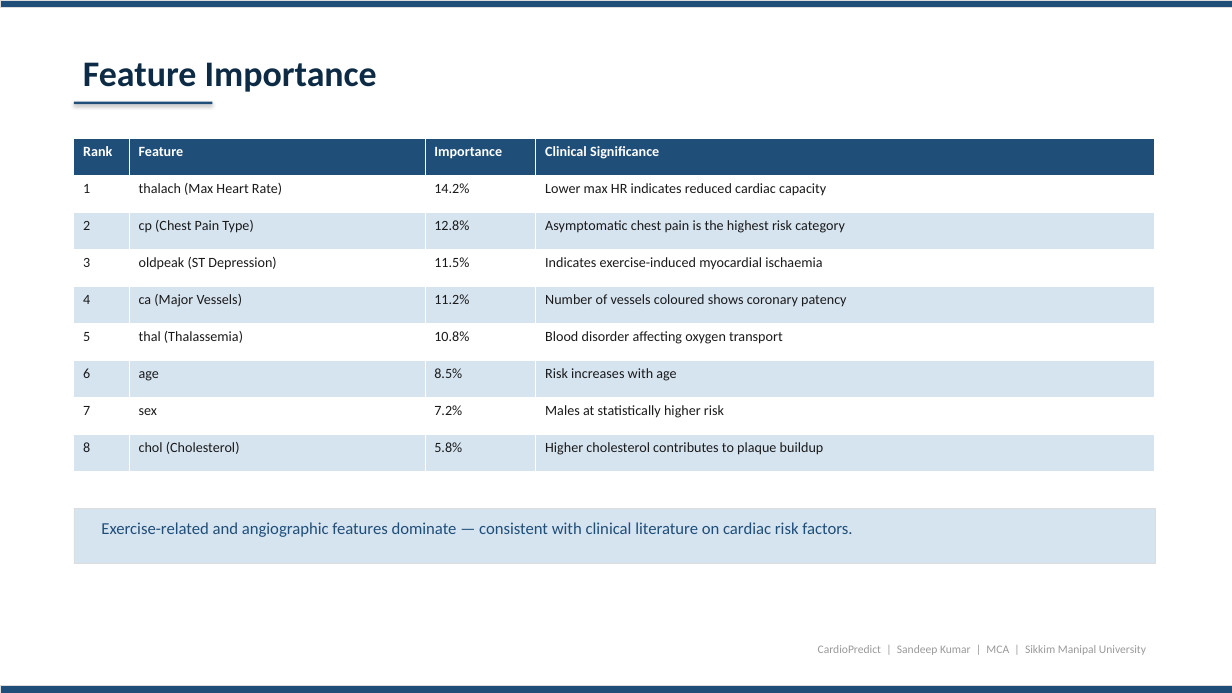
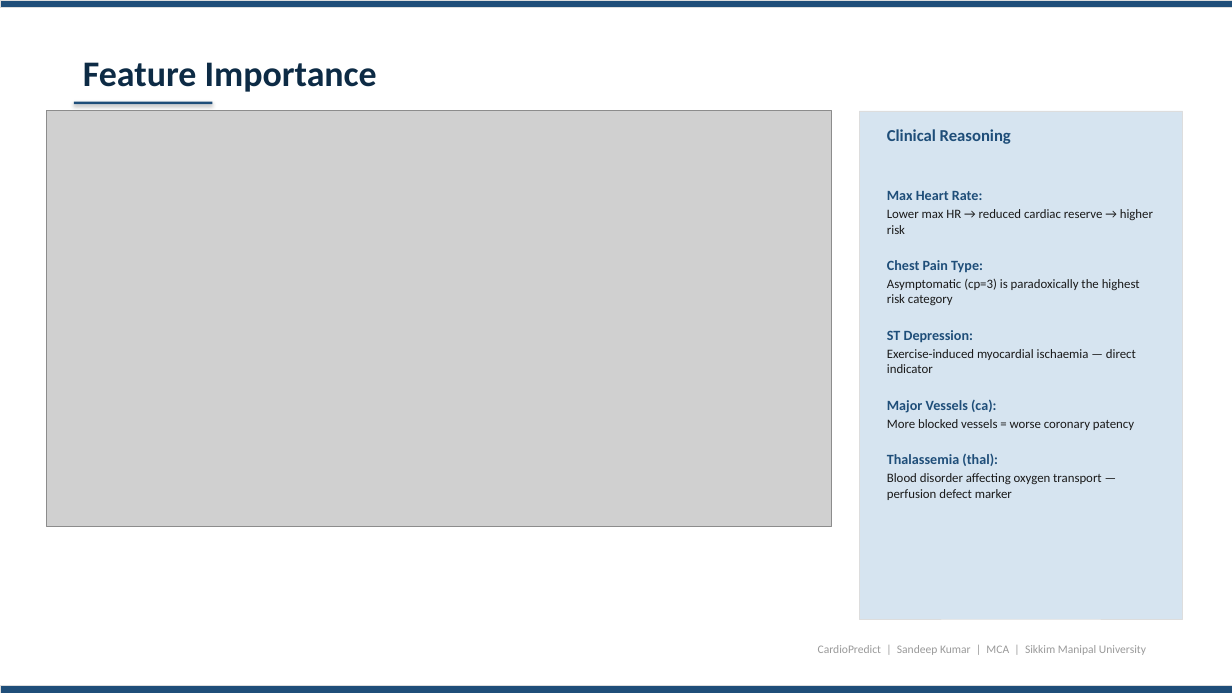
Before and after one commit to sandeeep-kr/HeartDiseaseProject, a slide deck: slide 9 of CardioPredict_Presentation.pptx. Drawn at 1232x693 pixels with LibreOffice and Linux fonts; fonts in the diff are those of the drawing; grey boxes stand for pictures. Boxes give left, top, right and bottom in pixels: in the first picture for what was removed or moved away, otherwise in the second. Text is boxed around its words. In the diff, an @@ line names an element or a change of style, - is before the commit and + after.

Commit message:
Enhanced PPT with bar charts, confusion matrix heatmap, feature importance chart, and app screenshots

```diff
--- a/CardioPredict_Presentation.pptx
+++ b/CardioPredict_Presentation.pptx
@@ picture added at [46, 111, 832, 527] @@
@@ rectangle added at [860, 111, 1183, 619], fill #D6E4F0, outline #DDDDDD 0.5 pt @@
@@ table removed at [74, 139, 1155, 471], 9 rows, 4 columns @@
-Rank | Feature | Importance | Clinical Significance
-1 | thalach (Max Heart Rate) | 14.2% | Lower max HR indicates reduced cardiac capacity
-2 | cp (Chest Pain Type) | 12.8% | Asymptomatic chest pain is the highest risk category
-3 | oldpeak (ST Depression) | 11.5% | Indicates exercise-induced myocardial ischaemia
-4 | ca (Major Vessels) | 11.2% | Number of vessels coloured shows coronary patency
-5 | thal (Thalassemia) | 10.8% | Blood disorder affecting oxygen transport
-6 | age | 8.5% | Risk increases with age
-7 | sex | 7.2% | Males at statistically higher risk
-8 | chol (Cholesterol) | 5.8% | Higher cholesterol contributes to plaque buildup
@@ text added at [887, 129, 1011, 144], 13 pt, text #1F4E79, bold @@
+Clinical Reasoning
@@ text added at [887, 191, 1153, 500], 10 pt, text #1A1A1A @@
+Max Heart Rate:
+Lower max HR → reduced cardiac reserve → higher risk
+Chest Pain Type:
+Asymptomatic (cp=3) is paradoxically the highest risk category
+ST Depression:
+Exercise-induced myocardial ischaemia — direct indicator
+Major Vessels (ca):
+More blocked vessels = worse coronary patency
+Thalassemia (thal):
+Blood disorder affecting oxygen transport — perfusion defect marker
@@ rectangle removed at [74, 508, 1155, 564] @@
@@ text removed at [101, 522, 852, 537] @@
-Exercise-related and angiographic features dominate — consistent with clinical literature on cardiac risk factors.
```
Also in this commit, not shown: 10 other slides changed, 1 other file.
